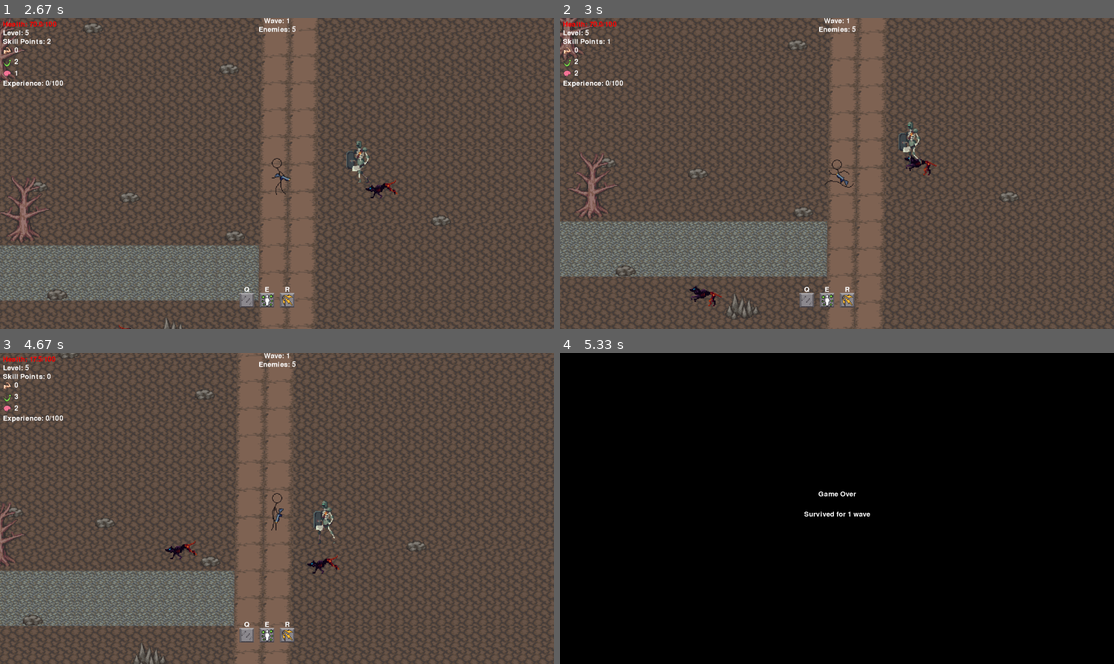
Above: before the commit, frames 1-4 (two rows, left to right).
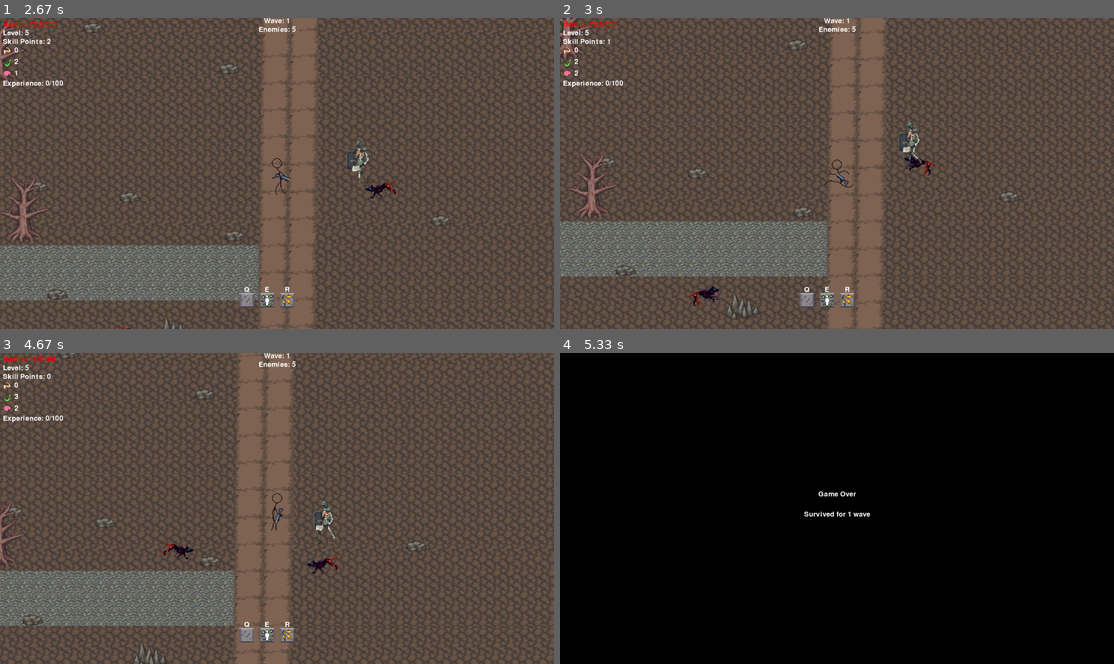
Above: after the commit, the same moments.

Repository: Flugerops/Down-to-the-roots-pygame
Game: pygame game, started from game.py
Two runs of this game, one before a commit and one after it. Both use one fixed random seed, a clock stepped at 60 frames per second and the inputs below.
Inputs (mouse positions are in pixels of both pictures, inside the frame that each line leads up to):
- Up to frame 1 (2.67 s): click "Level: 5" at 0.38 s; hold D 0.67-1.13 s; move the mouse to (454, 164) at 0.7 s; tap 2 at 0.82, 2.15 s; hold W 1.17-1.47 s; move the mouse to (144, 176) at 1.2 s; tap 3 at 1.32 s; hold D 1.5-1.97 s; move the mouse to (105, 126) at 1.53 s; tap 1 at 1.65 s; hold A 2-2.53 s; move the mouse to (360, 64) at 2.03 s; hold S from 2.57 s (still down); move the mouse to (343, 201) at 2.6 s
- Up to frame 2 (3 s): tap 3 at 2.72 s; release S at 2.87 s; hold A from 2.9 s (still down); move the mouse to (692, 58) at 2.93 s
- Up to frame 3 (4.67 s): tap 1 at 3.05, 4.55 s; release A at 3.3 s; hold W 3.33-3.7 s; move the mouse to (288, 402) at 3.37 s; tap 2 at 3.48 s; hold D 3.73-4.37 s; move the mouse to (144, 446) at 3.77 s; tap 3 at 3.88 s; hold S from 4.4 s (still down); move the mouse to (249, 589) at 4.43 s
- Up to frame 4 (5.33 s): release S at 4.77 s

Frame 1 is identical in both runs. In frame 2, 0.2% of the frame differs, in the area x 22-30%, y 86-93%; in frame 3, 0.1%; in frame 4, nothing differs.

Commit message:
enemies update

Diff:
--- a/entities/enemy.py
+++ b/entities/enemy.py
@@ -22,8 +22,11 @@
         self.speed = speed
         self.on_death = on_death
         self.position = Vector2(pos)
+        self.avoid_cooldown = 0
+        self.colliding = False
 
     def chase_player(self, player):
+        self.colliding = False
         player_vector = Vector2(player.rect.center)
         enemy_vector = Vector2(self.rect.center)
         distance = self.vec_dist(player_vector, enemy_vector)
@@ -38,6 +41,7 @@
             if self.rect.colliderect(obstacle.hitbox):
                 avoid_direction = self.avoid_obstacle(obstacle)
                 self.velocity = avoid_direction * self.speed
+                self.colliding = True
                 break
 
         if self.rect.colliderect(player.rect):
@@ -64,16 +68,18 @@
         self.velocity += avoid_direction * (self.speed / 2)
         return avoid_direction
 
+
     @staticmethod
     def vec_dist(vector1, vector2):
         return (vector1 - vector2).magnitude()
 
     def update(self):
 
-        if self.velocity.x < 0 and not self.flipped:
-            self.flipped = True
-        elif self.velocity.x > 0 and self.flipped:
-            self.flipped = False
+        if not self.colliding:
+            if self.velocity.x < 0 and not self.flipped:
+                self.flipped = True
+            elif self.velocity.x > 0 and self.flipped:
+                self.flipped = False
 
         self.image = self.enemy_sprite.play_animation(
             self.w, self.h, self.size, (0, 0, 0))
--- a/entities/player.py
+++ b/entities/player.py
@@ -45,7 +45,7 @@
         self.damage_cooldown = 0
         self.dead = False
         self.bullet_sound = mixer.Sound("assets/sounds/bullet.mp3")
-        self.bullet_sound.set_volume(0.3)
+        self.bullet_sound.set_volume(0.2)
         self.hit_sound = mixer.Sound("assets/sounds/hit_sound.mp3")
 
     def move(self):
--- a/game.py
+++ b/game.py
@@ -35,7 +35,7 @@
         self.running = True
         self.background_music = pygame.mixer.Sound("assets/sounds/background_music.mp3")
         self.background_music.play(-1)
-        self.background_music.set_volume(0.3)
+        self.background_music.set_volume(0.2)
         self.wave_sound = pygame.mixer.Sound("assets/sounds/new_wave.mp3")
 
     def enemy_kill(enemy):
Binary file removed: assets/level/ground.png
Binary file changed: assets/level/test_level.png
